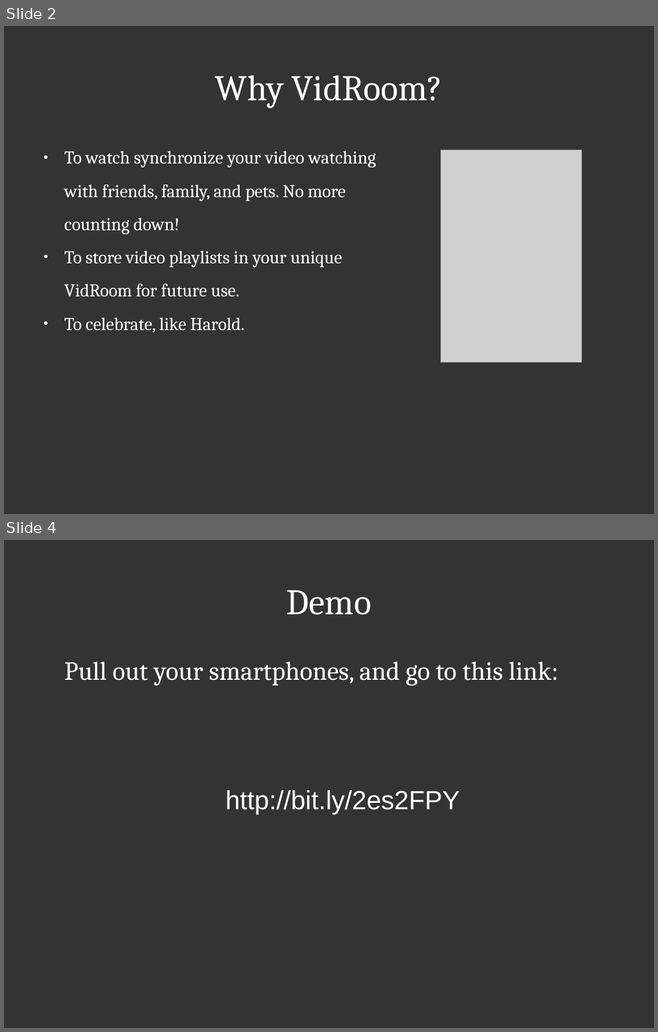
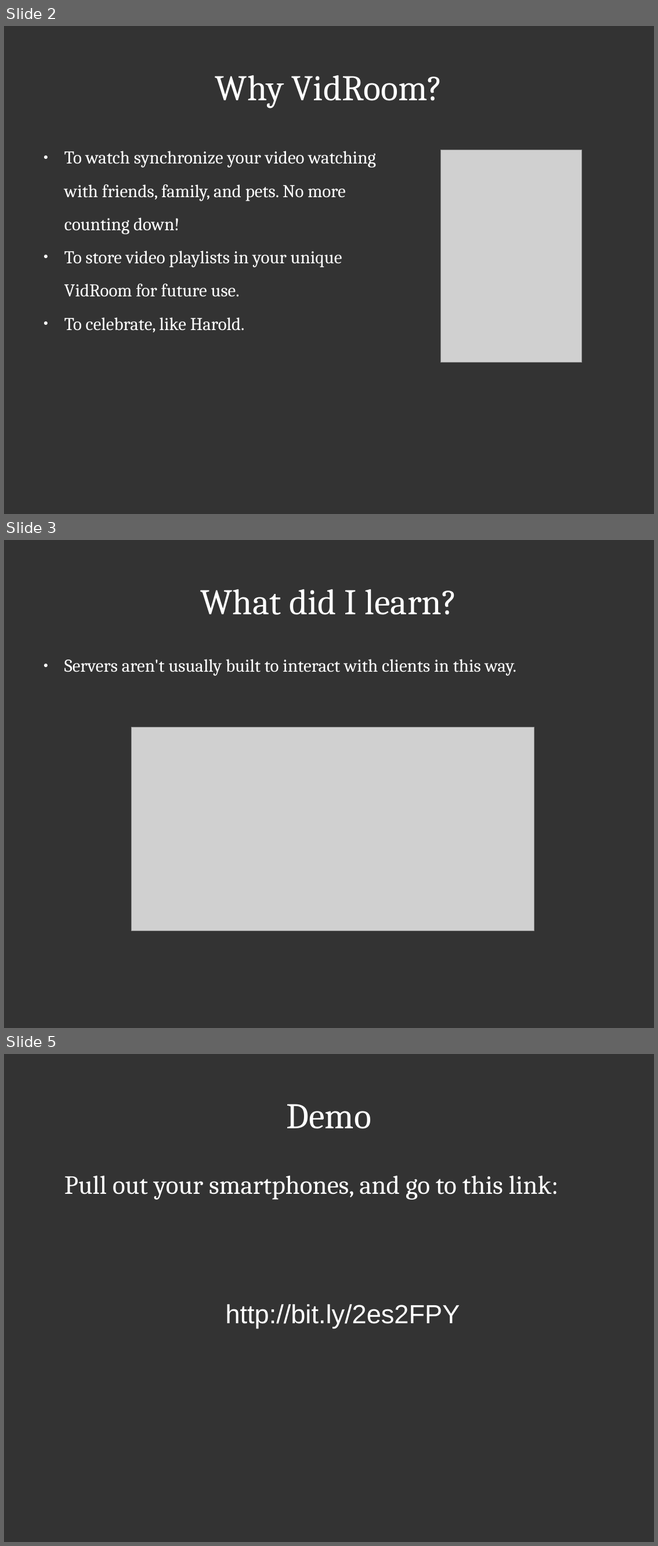
Before and after one commit to coreyadkins/vidroom, a slide deck: presentation.odp. Shown one above the other, each under a label of ours: slides 2 and 4 before the commit, slides 2, 3 and 5 after it; the slides between them are not shown. The pictures are 658x1032 and 658x1546 pixels, drawn with LibreOffice and Linux fonts; fonts in the diff are those of the drawing; grey boxes stand for pictures. Boxes give left, top, right and bottom in pixels: in the first picture for what was removed or moved away, otherwise in the second. Text is boxed around its words. In the diff, an @@ line names an element or a change of style, - is before the commit and + after.

```diff
--- a/presentation.odp
+++ b/presentation.odp
@@ slide 3 added at (4, 540, 654, 1028), background #333333 @@
@@ title added at (201, 589, 457, 615), 44 pt, text #FFFFFF @@
+What did I learn?
@@ text added at (64, 659, 516, 676), 22 pt, text #FFFFFF @@
+● Servers aren't usually built to interact with clients in this way.
@@ picture added at (132, 727, 534, 930) @@
@@ what was slide 4 is now slide 5 @@
```
Also in this commit, not shown: 1 slide changed, 1 other file.
